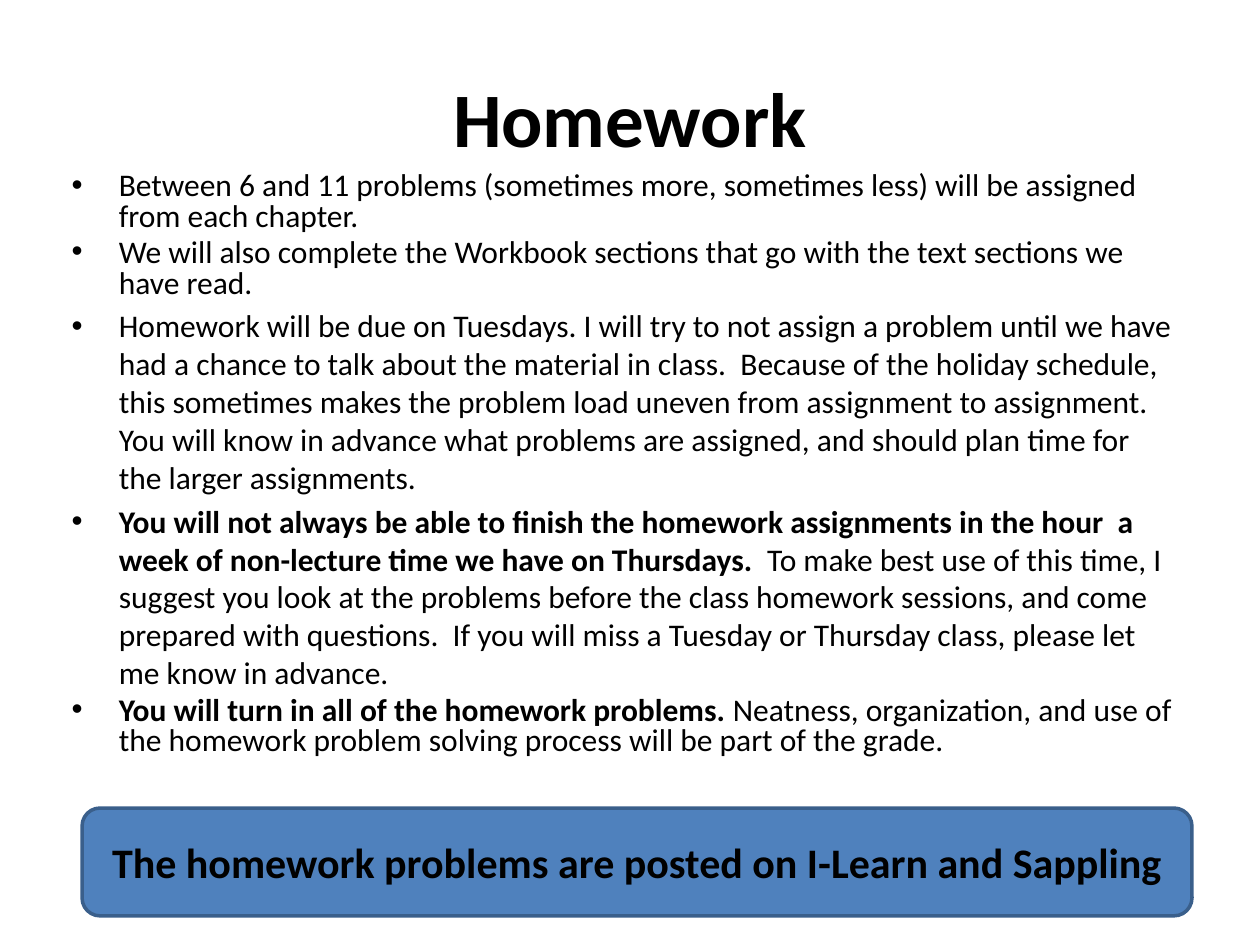
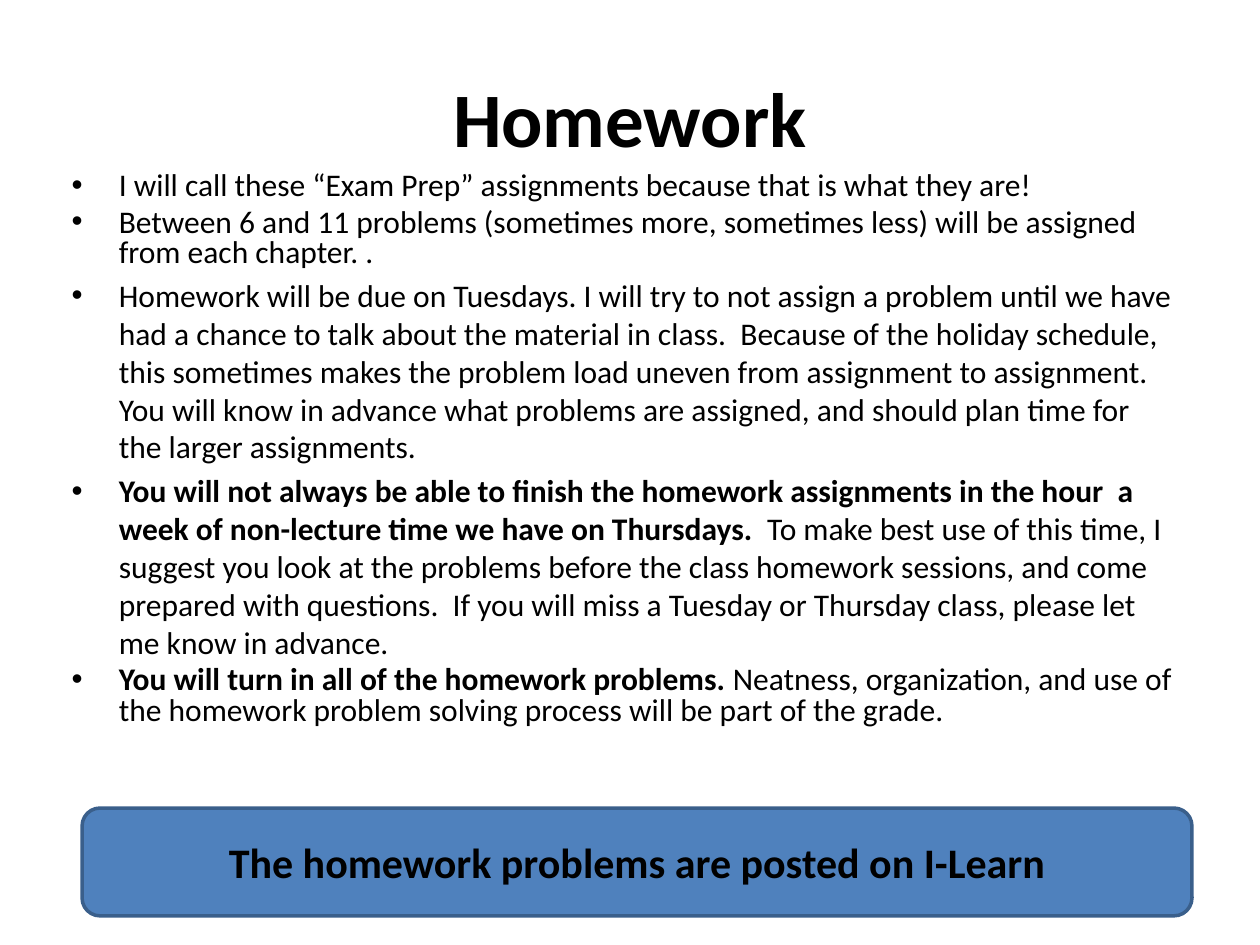
Before and after one commit to rtlines/PH223-Engineering-Physics, a slide deck: slide 21 of Slides/PH223_Lecture_01.pptx. Drawn at 1260x945 pixels with LibreOffice and Linux fonts; fonts in the diff are those of the drawing. Boxes give left, top, right and bottom in pixels: in the first picture for what was removed or moved away, otherwise in the second. Text is boxed around its words. In the diff, an @@ line names an element or a change of style, - is before the commit and + after.

```diff
--- a/Slides/PH223_Lecture_01.pptx
+++ b/Slides/PH223_Lecture_01.pptx
@@ text at box(119, 173, 1136, 268): text changed @@
-• Between 6 and 11 problems (sometimes more, sometimes less) will be assigned from each chapter.
-• We will also complete the Workbook sections that go with the text sections we have read.
+• I will call these “Exam Prep” assignments because that is what they are!
+• Between 6 and 11 problems (sometimes more, sometimes less) will be assigned from each chapter. .
@@ text in rounded rectangle at box(229, 848, 1045, 885): text changed @@
-The homework problems are posted on I-Learn and Sappling
+The homework problems are posted on I-Learn
```
Also in this commit, not shown: 9 other slides changed, 5 other files.
